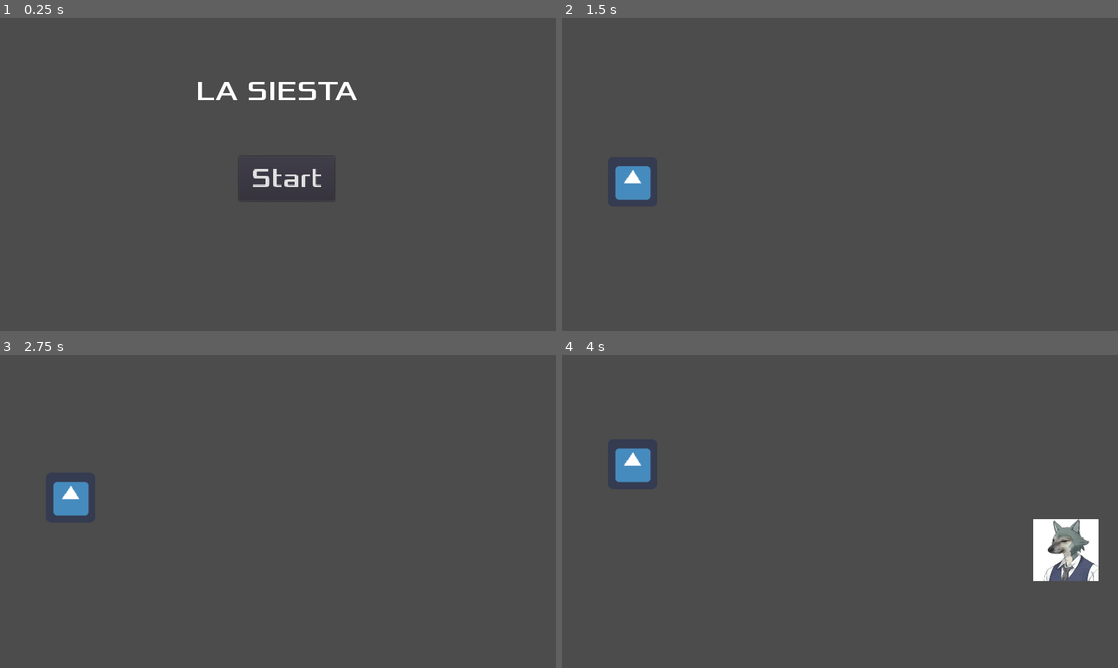
Above: before the commit, frames 1-4 (two rows, left to right).
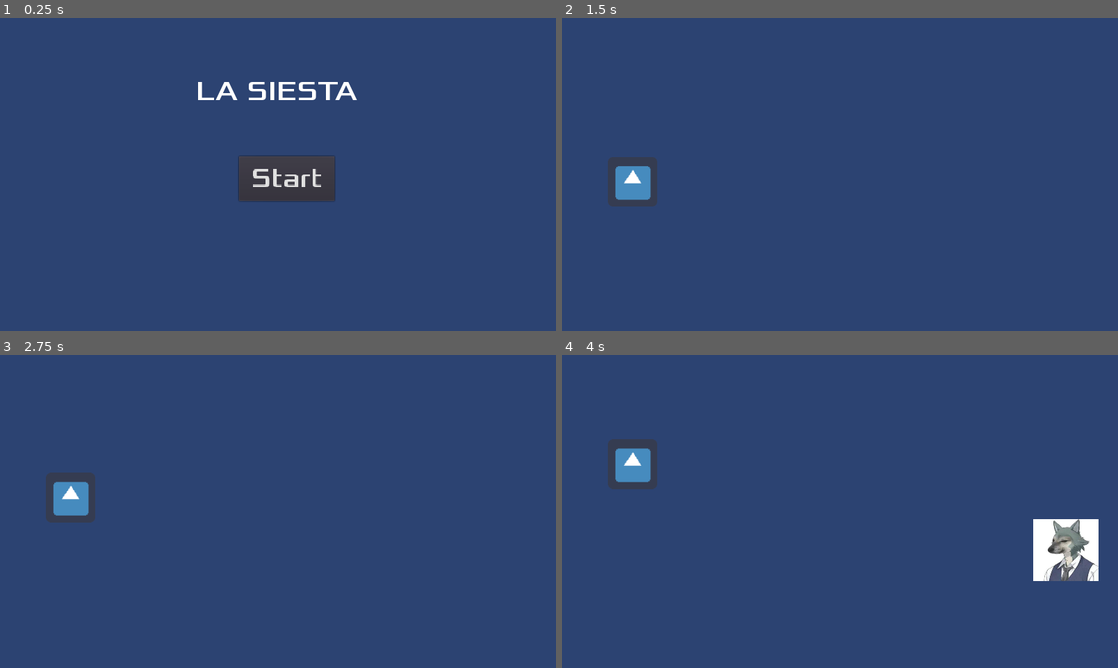
Above: after the commit, the same moments.

Repository: BigMakak/Game-Jam-Weekly-Siesta
Game: Godot game, scene res://Scenes/Main/Main.tscn
The game is run twice, just before and just after one commit, with the same random seed, the same clock (stepped at 60 frames per second) and the same inputs. The engine's default icon, where the game draws it, is replaced by a stand-in: a white triangle on a blue panel in a dark square.
Inputs:
- Up to frame 1 (0.25 s): no input
- Up to frame 2 (1.5 s): click "Start" at 0.5 s; tap Enter at 1.25 s
- Up to frame 3 (2.75 s): tap Up (Jump_Keys) at 1.52, 2.27 s
- Up to frame 4 (4 s): tap Space at 3.5 s; tap Up (Jump_Keys) at 3.77 s

The runs differ from the first frame. In frame 1, 97% of the frame differs, in the area x 0-100%, y 0-100%; in frame 2, 99%; in frame 3, 99%; in frame 4, 96%.

Commit message:
Adição de um ColorRect
Adicionado para experimentar

Diff:
--- a/Game/Scenes/Main/Main.tscn
+++ b/Game/Scenes/Main/Main.tscn
@@ -8,6 +8,14 @@
 
 [node name="Main" type="Node"]
 script = ExtResource( 1 )
+
+[node name="ColorRect" type="ColorRect" parent="."]
+anchor_right = 1.0
+anchor_bottom = 1.0
+color = Color( 0.176471, 0.266667, 0.45098, 1 )
+__meta__ = {
+"_edit_use_anchors_": false
+}
 
 [node name="Player_Kine" parent="." instance=ExtResource( 2 )]
 position = Vector2( 108.546, 274.339 )
